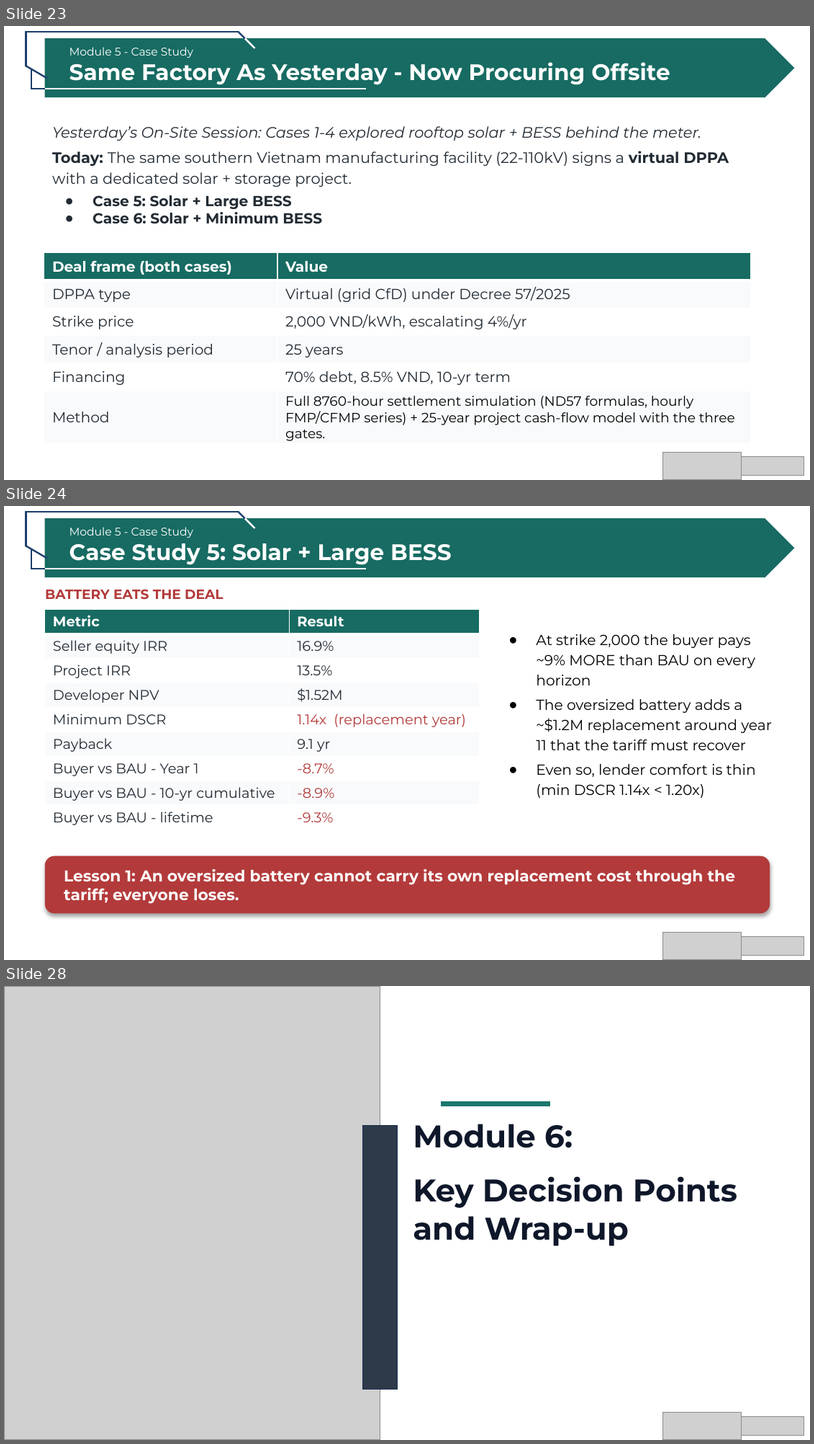
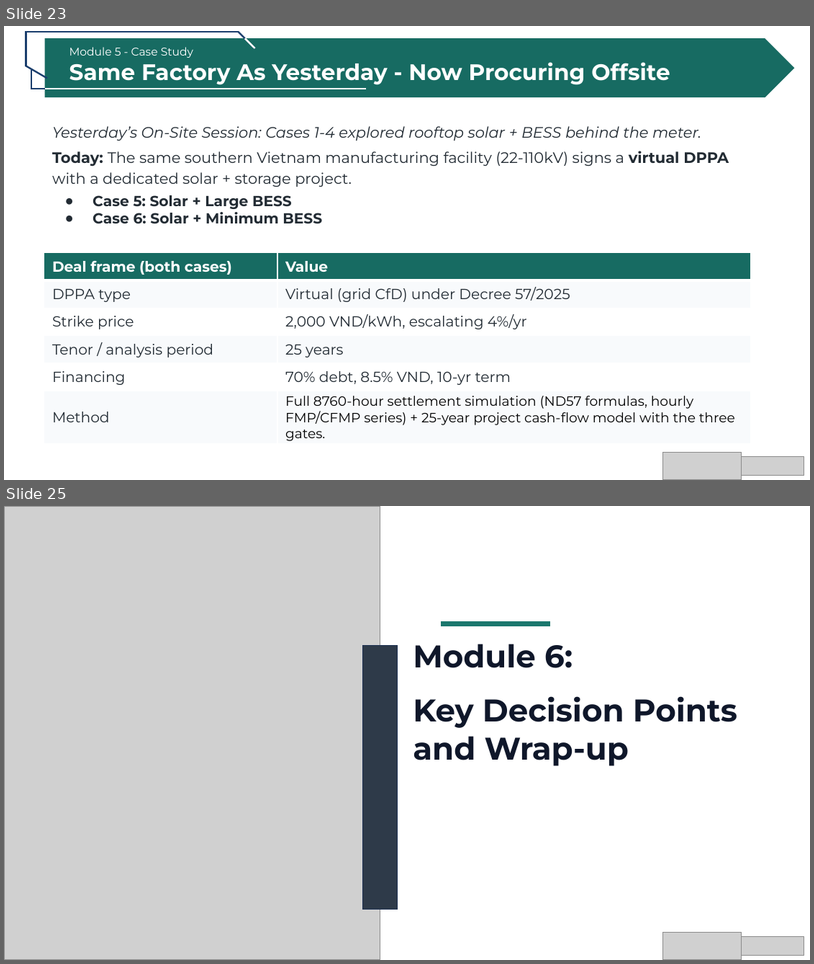
Before and after one commit to tah-allotrope/dppa-case, a slide deck: ceba/CEBA DPPA 2026.pptx. Shown one above the other, each under a label of ours: slides 23, 24 and 28 before the commit, slides 23 and 25 after it; the slides between them are not shown. The pictures are 814x1444 and 814x964 pixels, drawn with LibreOffice and Linux fonts; fonts in the diff are those of the drawing; grey boxes stand for pictures. Boxes give left, top, right and bottom in pixels: in the first picture for what was removed or moved away, otherwise in the second. Text is boxed around its words. In the diff, an @@ line names an element or a change of style, - is before the commit and + after.

Commit message:
deck-consolidation phase-03: add netting callout + financing summary
- New build_callouts.py: python-pptx script that adds 2 new blank-layout
  slides (netting callout, financing summary), reorders them, and
  deletes 9 old slides (4 Cases 5/6 detail + 5 Scenarios 4+5).
- New slide 24: 'CALLOUT · DEVELOPER FINANCING (THREE GATES)'
  compresses Cases 5/6 + 56-scenario analysis + BESS savings into
  one slide: '0 of 56 scenarios passed all three gates' + 'right-size
  the BESS, then the negotiation is the strike; window can be empty'
- New slide 38: 'CALLOUT · MULTI-PARTY NETTING' compresses Scenarios 4+5
  (5 slides) into one slide with the rule 'net CfD = sum of per-pair
  settlements' + worked illustration
- Deleted 4 Cases 5/6 detail slides (originally 1-based 24-27 in
  57-slide deck) — kept Cases 5/6 intro (slide 23) as a bridge
- Deleted 5 Scenarios 4+5 slides (originally 1-based 46-50) — replaced
  by the netting callout
- Deck: 52 → 45 slides (forecast was 47 — within rounding; my
  implementation removed 9 slides vs plan's 7 because Cases 5/6 detail
  is 4 slides not 3, and Scenarios 4+5 is 5 slides not 4; net same)
- python-pptx loads deck cleanly, slide count = 45

Bug fix in this phase:
- First run used fixed delete indices 41-45 for the second delete pass,
  but the first delete had shifted the indices by 4. Result: only 2 of
  5 old Scenarios 4+5 deleted, 3 recap slides deleted by mistake.
- Restored from backup, re-ran PHASE-02 then PHASE-03 with corrected
  indices (delete 0-based 38-42 in 50-slide deck after first delete).
  Verified final layout: 24 = financing, 35-37 = canonical A/B/C,
  38 = netting, 39-45 = recap/takeaways/wrap.

```diff
--- a/ceba/CEBA DPPA 2026.pptx
+++ b/ceba/CEBA DPPA 2026.pptx
@@ slide 24 removed at bbox=[4, 506, 810, 960], background #FFFFFF @@
@@ text removed at bbox=[70, 527, 451, 565] @@
-Module 5 - Case Study
-Case Study 5: Solar + Large BESS
@@ group removed at bbox=[25, 512, 795, 577]: 8 lines, 1 pentagon arrow @@
@@ text removed at bbox=[45, 589, 223, 600] @@
-BATTERY EATS THE DEAL
@@ table removed at bbox=[45, 609, 480, 874], 9 rows, 2 columns @@
-Metric | Result
-Seller equity IRR | 16.9%
-Project IRR | 13.5%
-Developer NPV | $1.52M
-Minimum DSCR | 1.14x (replacement year)
-Payback | 9.1 yr
-Buyer vs BAU - Year 1 | -8.7%
-Buyer vs BAU - 10-yr cumulative | -8.9%
-Buyer vs BAU - lifetime | -9.3%
@@ text removed at bbox=[536, 634, 772, 798] @@
-● At strike 2,000 the buyer pays ~9% MORE than BAU on every horizon
-● The oversized battery adds a ~$1.2M replacement around year 11 that the tariff must recover
-● Even so, lender comfort is thin (min DSCR 1.14x < 1.20x)
@@ rounded rectangle removed at bbox=[45, 856, 770, 914] @@
-Lesson 1: An oversized battery cannot carry its own replacement cost through the tariff; everyone loses.
@@ picture removed at bbox=[663, 932, 742, 959] @@
@@ picture removed at bbox=[742, 937, 804, 955] @@
@@ what was slide 28 is now slide 25 @@
```
Also in this commit, not shown: 2 slides added, 8 other slides removed, 3 other files.
